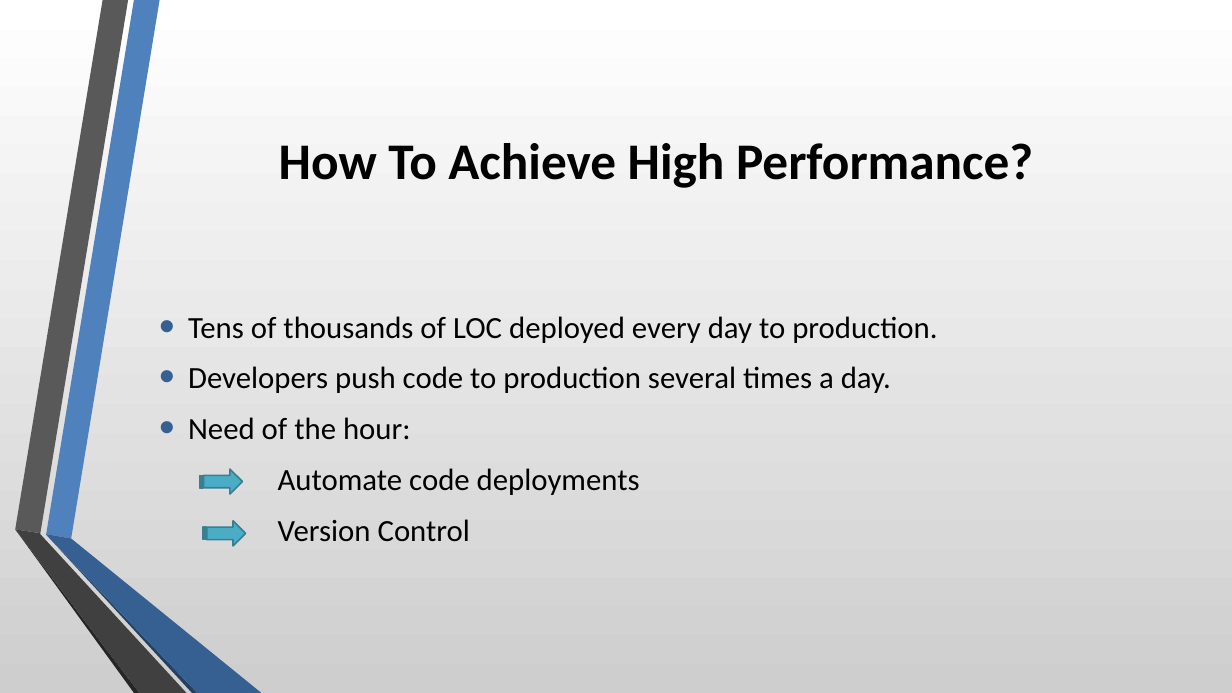
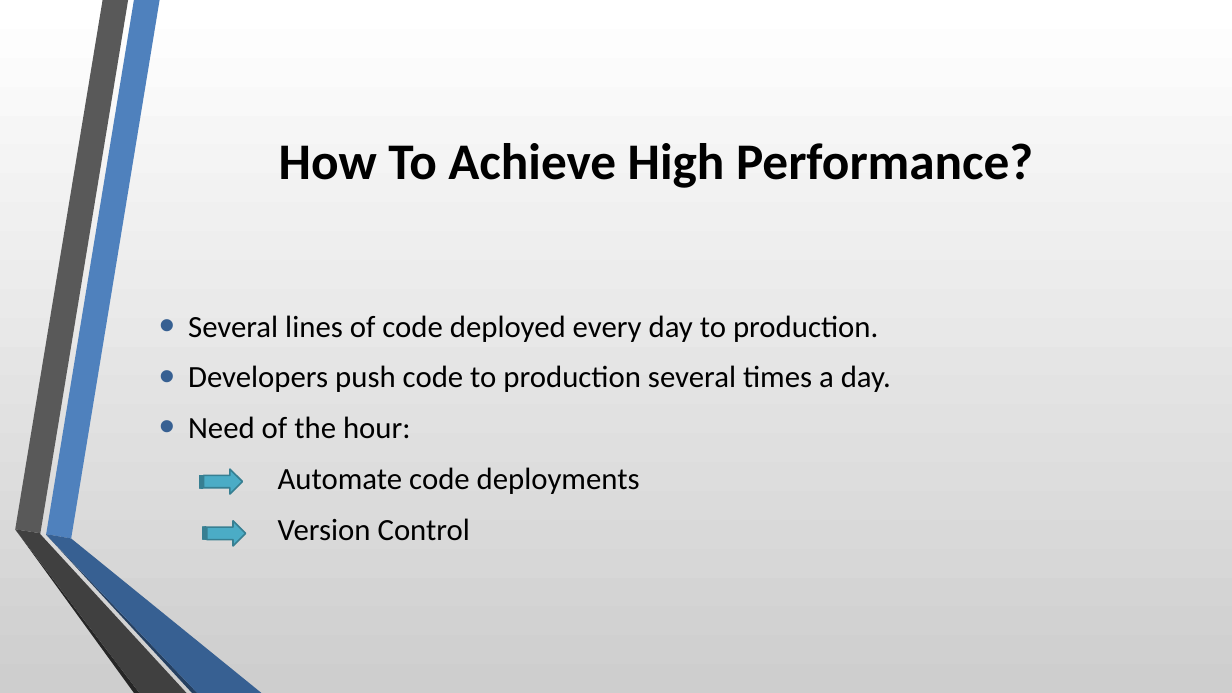
Before and after one commit to Sumit-OtherProjects/DevOps, a slide deck: slide 2 of Presentation/Presentation-PuppetTechTalk.pptx. Drawn at 1232x693 pixels with LibreOffice and Linux fonts; fonts in the diff are those of the drawing. Boxes give left, top, right and bottom in pixels: in the first picture for what was removed or moved away, otherwise in the second. Text is boxed around its words. In the diff, an @@ line names an element or a change of style, - is before the commit and + after.

Commit message:
mods

```diff
--- a/Presentation/Presentation-PuppetTechTalk.pptx
+++ b/Presentation/Presentation-PuppetTechTalk.pptx
@@ text at [188, 315, 878, 342]: text changed @@
-• Tens of thousands of LOC deployed every day to production.
+• Several lines of code deployed every day to production.
```
